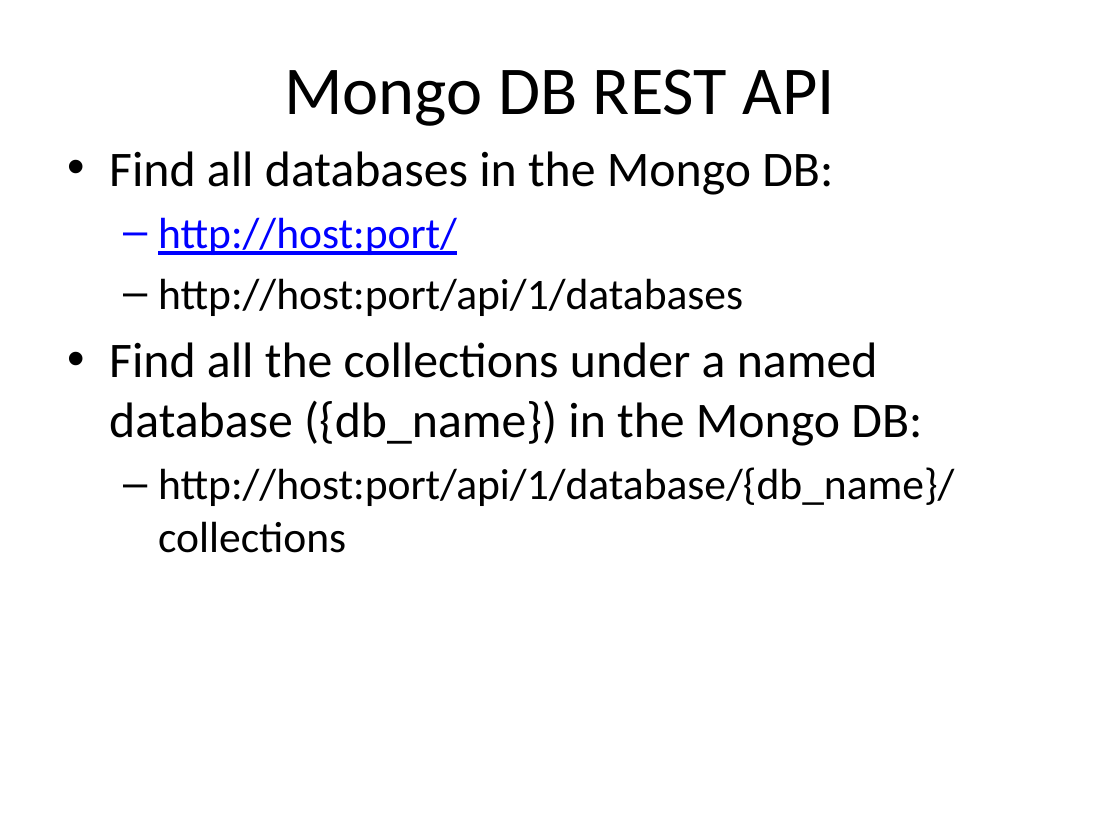
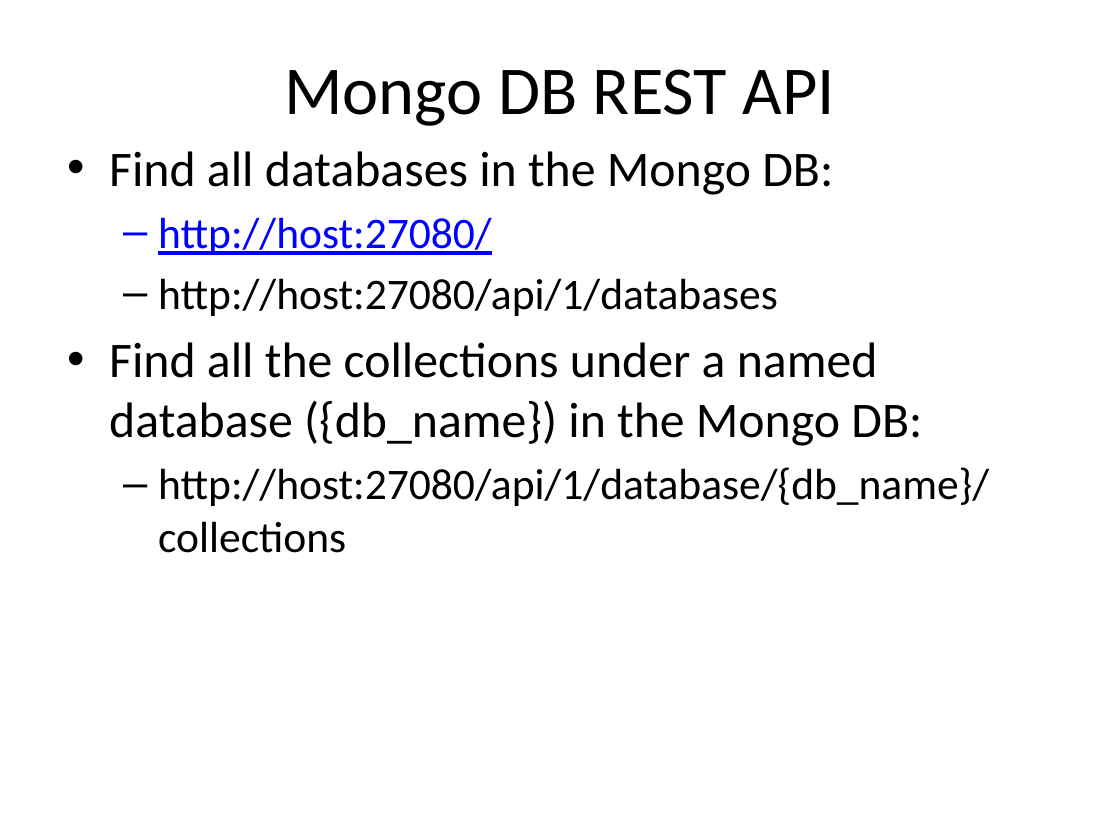
Before and after one commit to o2platform/DefCon_RESTing, a slide deck: slide 18 of Presentation/RESTing On Your Laurels Will Get You Powned3.pptx. Drawn at 1120x840 pixels with LibreOffice and Linux fonts; fonts in the diff are those of the drawing. Boxes give left, top, right and bottom in pixels: in the first picture for what was removed or moved away, otherwise in the second. Text is boxed around its words. In the diff, an @@ line names an element or a change of style, - is before the commit and + after.

```diff
--- a/Presentation/RESTing On Your Laurels Will Get You Powned3.pptx
+++ b/Presentation/RESTing On Your Laurels Will Get You Powned3.pptx
@@ text at [158, 217, 778, 316]: text changed @@
-  – http://host:port/
-  – http://host:port/api/1/databases
+  – http://host:27080/
+  – http://host:27080/api/1/databases
@@ text at [158, 467, 989, 553]: text changed @@
-  – http://host:port/api/1/database/{db_name}/collections
+  – http://host:27080/api/1/database/{db_name}/collections
```
Also in this commit, not shown: 9 other slides changed, 7 slides added, 2 slides removed.
